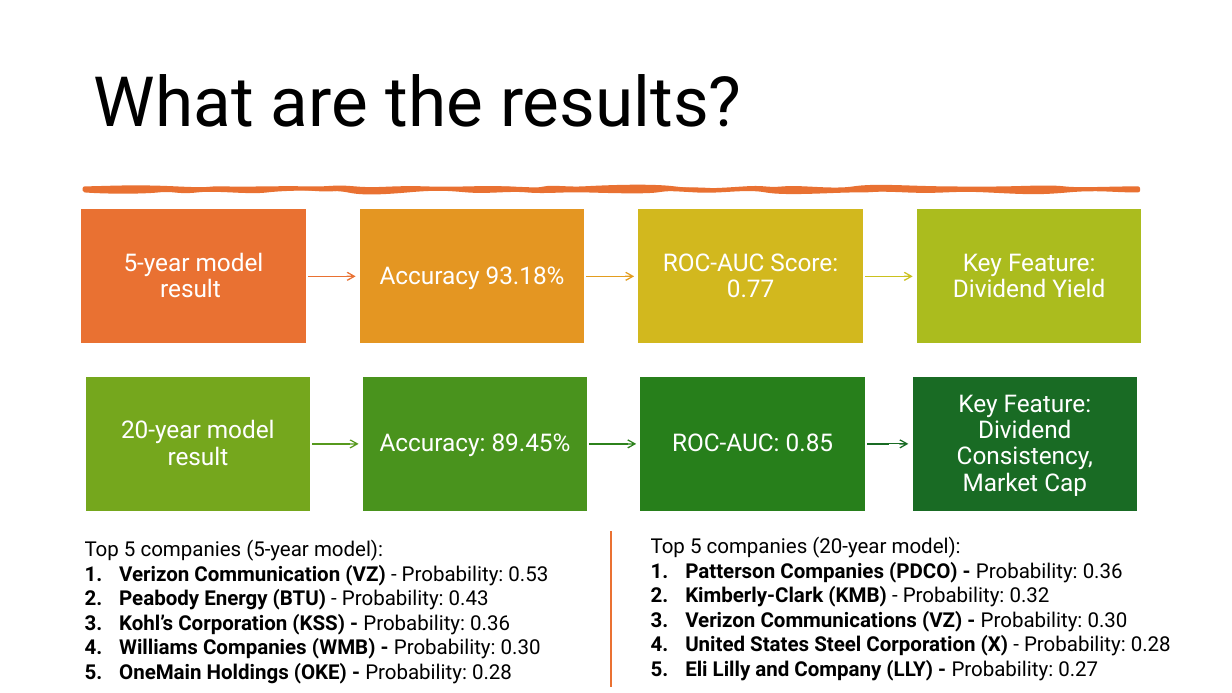
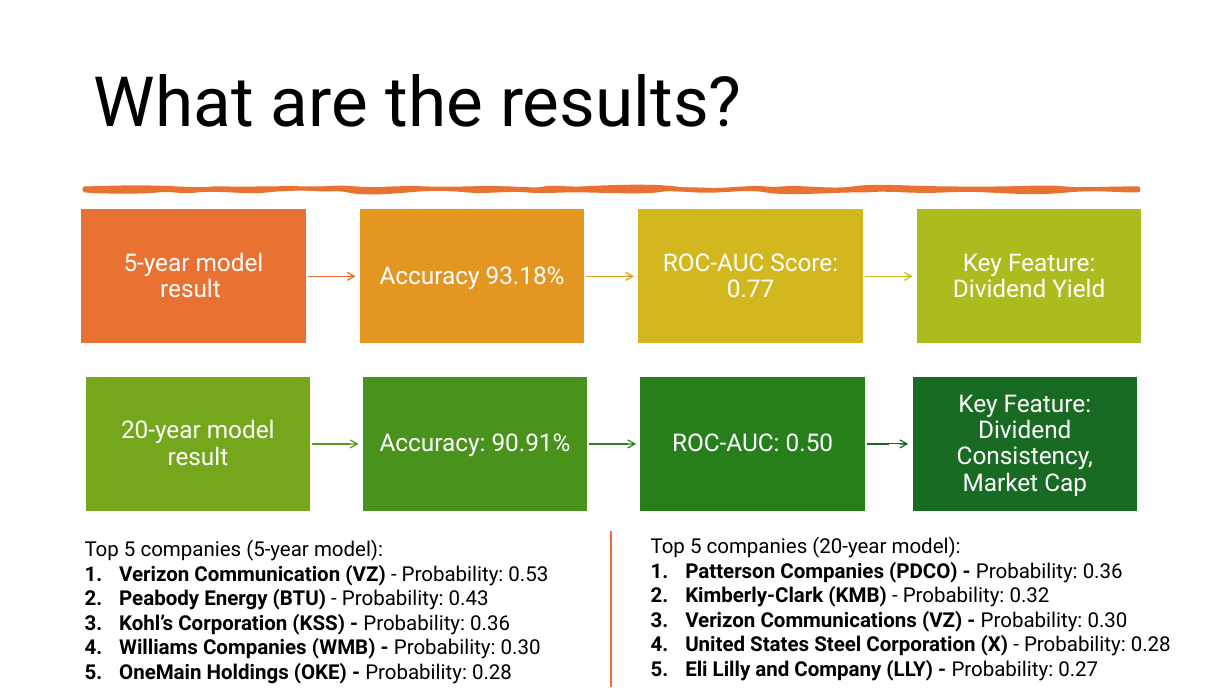
Before and after one commit to tripfernandes/capstone3, a slide deck: slide 8 of Capstone3_presentation.pptx (slide 9 before the commit). Drawn at 1232x693 pixels with LibreOffice and Linux fonts; fonts in the diff are those of the drawing. Boxes give left, top, right and bottom in pixels: in the first picture for what was removed or moved away, otherwise in the second. Text is boxed around its words. In the diff, an @@ line names an element or a change of style, - is before the commit and + after.

```diff
--- a/Capstone3_presentation.pptx
+++ b/Capstone3_presentation.pptx
@@ text at (x1=380, y1=433, x2=571, y2=456): text changed @@
-Accuracy: 89.45%
+Accuracy: 90.91%
@@ text at (x1=672, y1=433, x2=833, y2=452): text changed @@
-ROC-AUC: 0.85
+ROC-AUC: 0.50
```
Also in this commit, not shown: 4 other slides changed, 1 slide removed.
